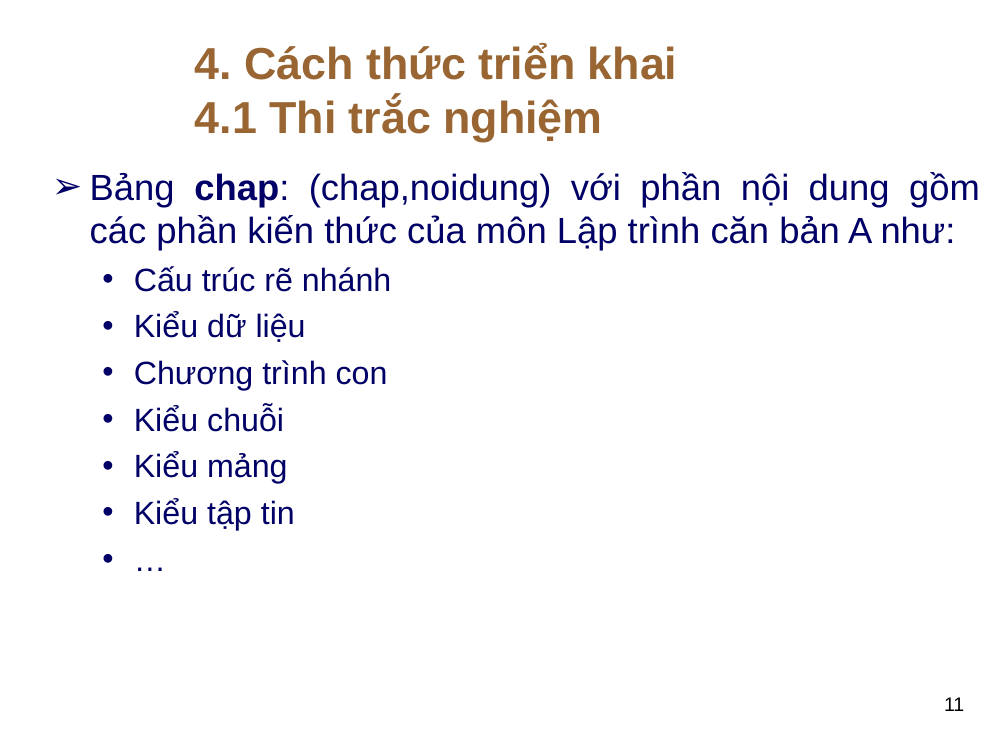
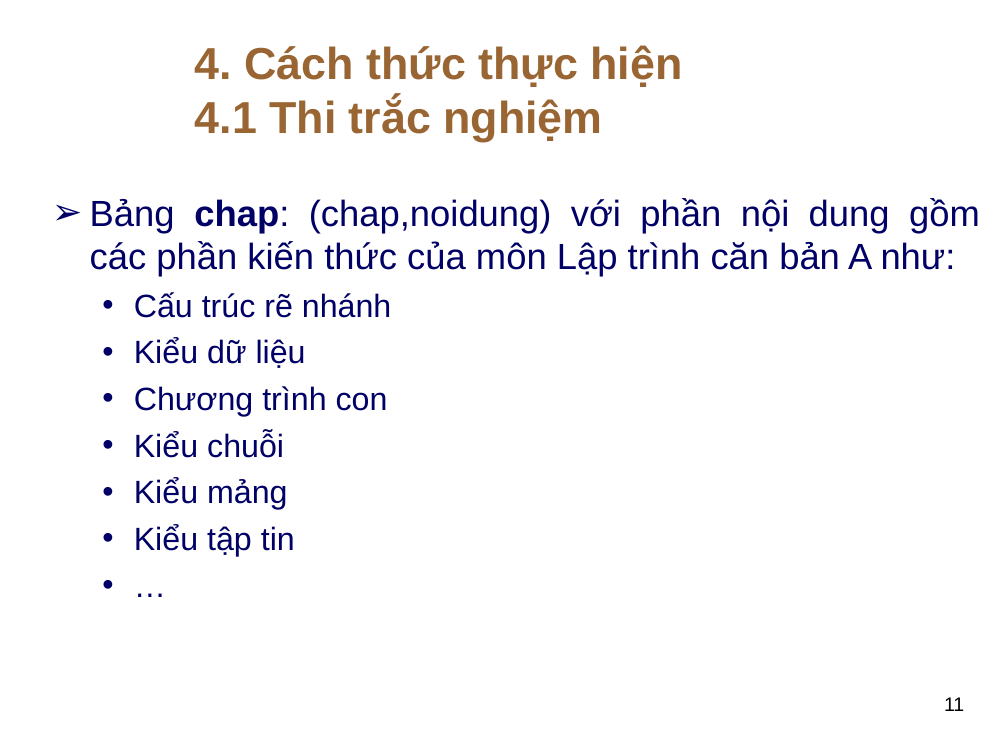
Before and after one commit to thuhuynh4393/testfrontend, a slide deck: slide 11 of Thu HUynh - SLide bao cao.ppt. Drawn at 1008x756 pixels with LibreOffice and Linux fonts; fonts in the diff are those of the drawing; background and template pictures are left out. Boxes give left, top, right and bottom in pixels: in the first picture for what was removed or moved away, otherwise in the second. Text is boxed around its words. In the diff, an @@ line names an element or a change of style, - is before the commit and + after.

```diff
--- a/Thu HUynh - SLide bao cao.ppt
+++ b/Thu HUynh - SLide bao cao.ppt
@@ text at box(195, 45, 682, 87): text changed @@
-4. Cách thức triển khai
+4. Cách thức thực hiện
@@ text "Bảng chap: (chap,noidung) với phần ...": place and size @@
-text "Bảng chap: (chap,noidung) với phần ..." at box(90, 172, 980, 530)
+text "Bảng chap: (chap,noidung) với phần ..." at box(90, 198, 980, 557)
```
Also in this commit, not shown: 11 other slides changed, 7 slides added, 3 slides removed.
